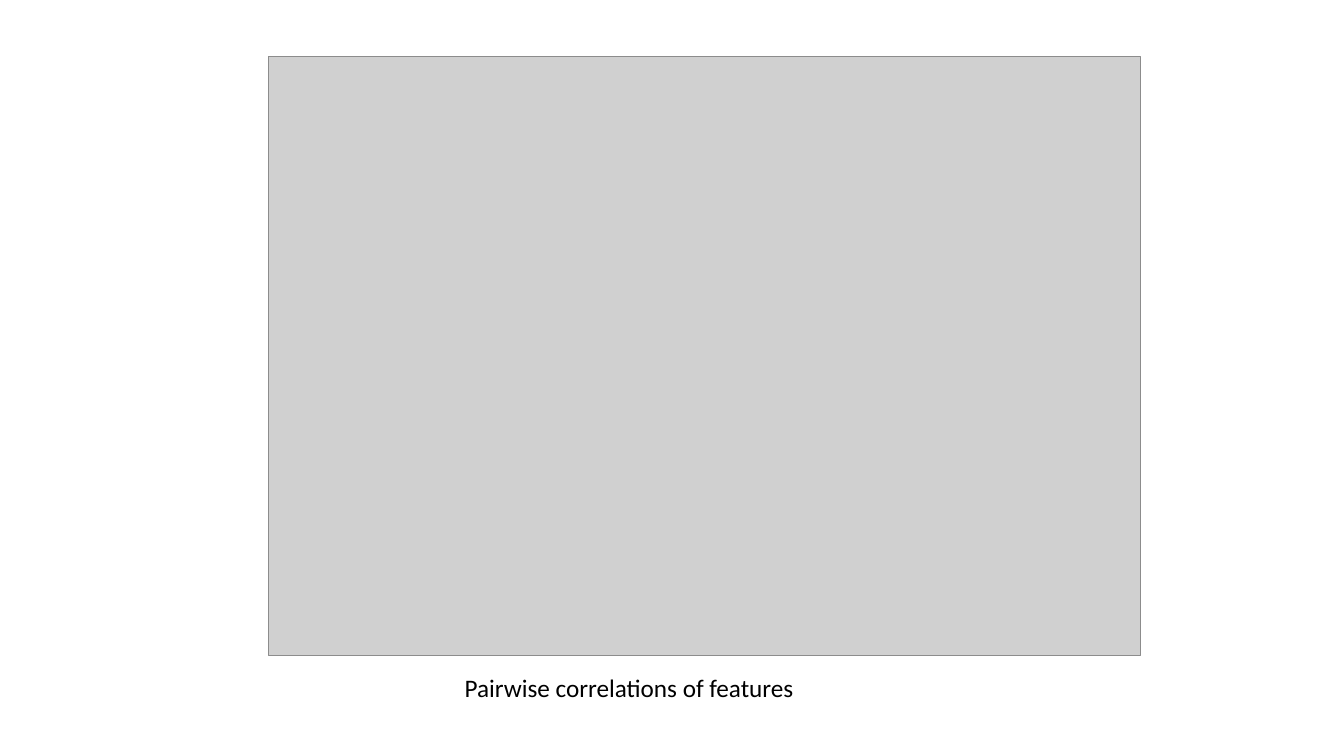
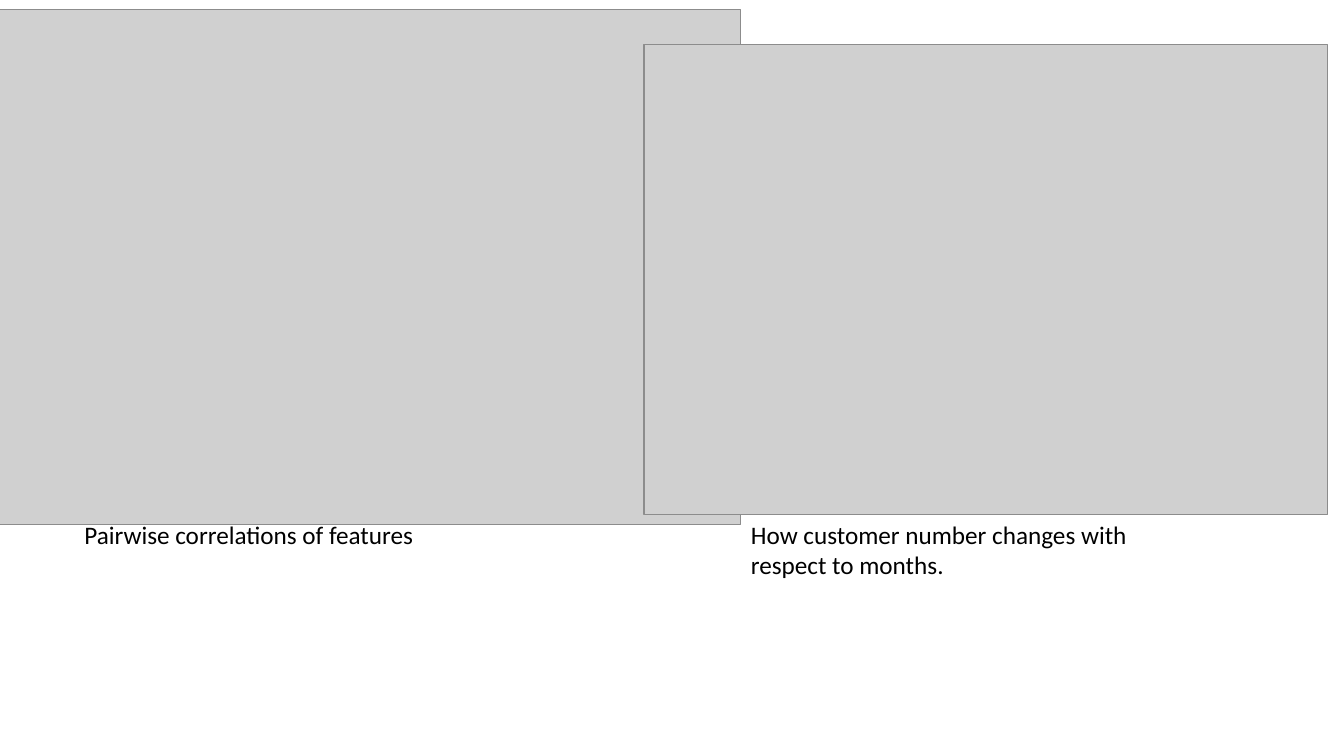
Before and after one commit to ogegulec/EC-48W-Summer-2019, a slide deck: slide 7 of FinalProjects/Group The Five Horsemen/dataexpreport.pptx (slide 6 before the commit). Drawn at 1344x756 pixels with LibreOffice and Linux fonts; fonts in the diff are those of the drawing; grey boxes stand for pictures. Boxes give left, top, right and bottom in pixels: in the first picture for what was removed or moved away, otherwise in the second. Text is boxed around its words. In the diff, an @@ line names an element or a change of style, - is before the commit and + after.

```diff
--- a/FinalProjects/Group The Five Horsemen/dataexpreport.pptx
+++ b/FinalProjects/Group The Five Horsemen/dataexpreport.pptx
@@ picture: place and size @@
-picture at (269, 56, 1140, 655)
+picture at (0, 10, 742, 524)
@@ picture added at (644, 44, 1328, 514) @@
@@ text "Pairwise correlations of features": place and size @@
-text "Pairwise correlations of features" at (465, 679, 793, 698)
+text "Pairwise correlations of features" at (84, 524, 413, 545)
@@ text added at (751, 526, 1126, 578), 18 pt, text #000000 @@
+How customer number changes with respect to months.
```
Also in this commit, not shown: 5 other slides changed, 1 slide added.
